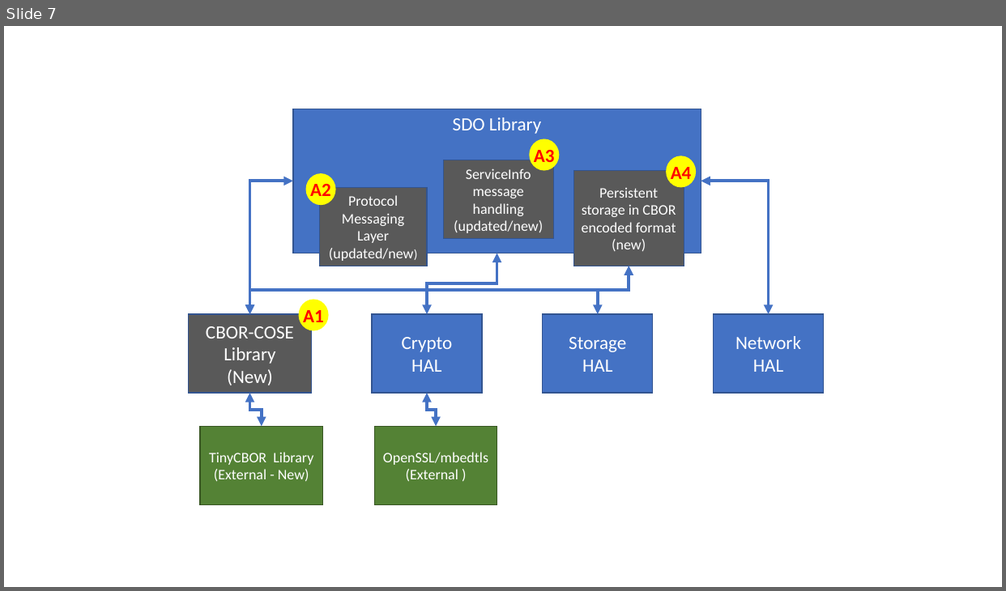
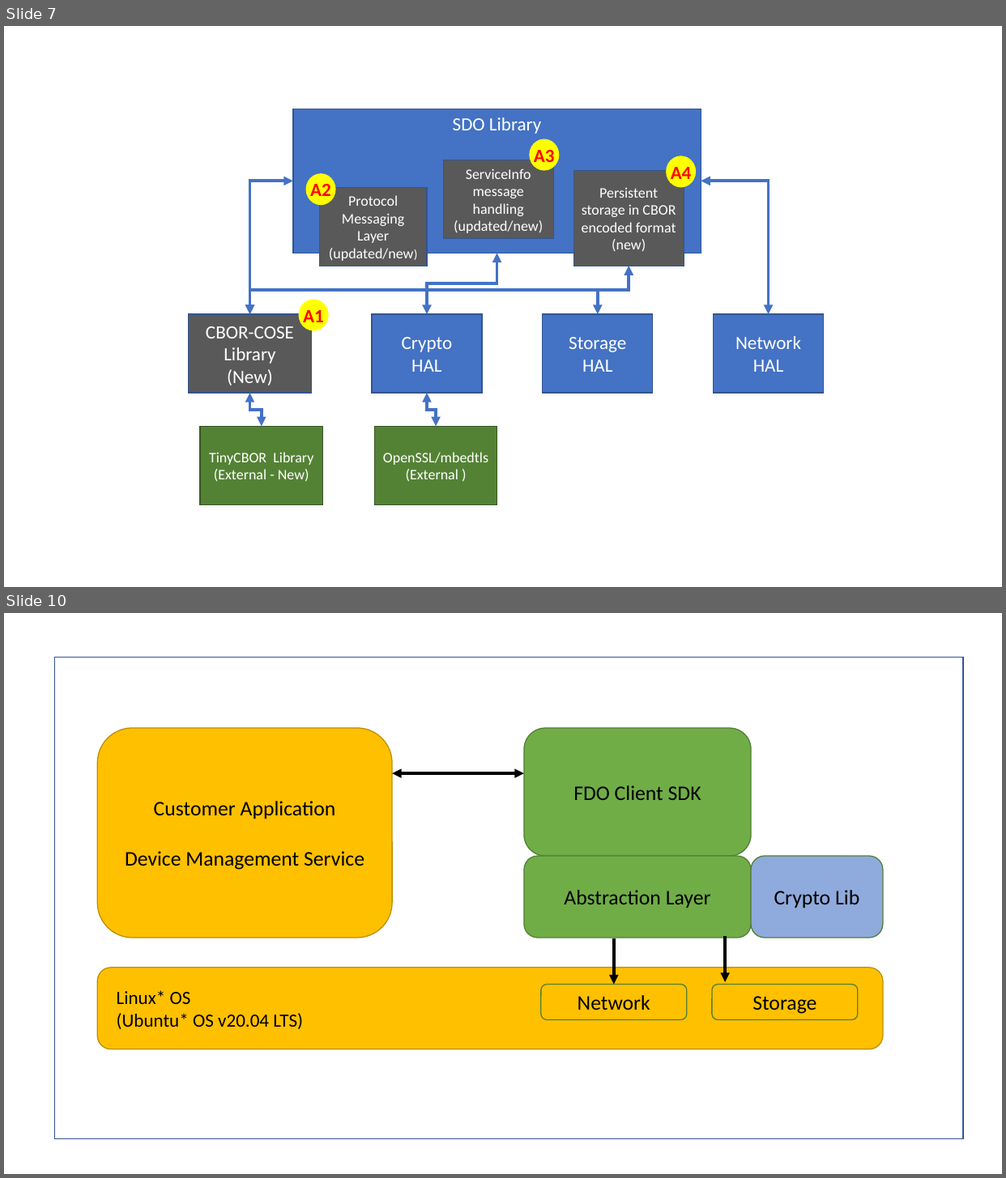
Before and after one commit to trbehera/docs, a slide deck: resources/image-sources/Client SDK FIDOIOT Figures.pptx. Shown one above the other, each under a label of ours: slide 7 before the commit, slides 7 and 10 after it; the slides between them are not shown. The pictures are 1006x591 and 1006x1178 pixels, drawn with LibreOffice and Linux fonts; fonts in the diff are those of the drawing. Boxes give left, top, right and bottom in pixels: in the first picture for what was removed or moved away, otherwise in the second. Text is boxed around its words. In the diff, an @@ line names an element or a change of style, - is before the commit and + after.

Commit message:
Updating FDO Client SDK docs (#70)
- Update content and diagrams in FDO Client SDK  documents.

```diff
--- a/resources/image-sources/Client SDK FIDOIOT Figures.pptx
+++ b/resources/image-sources/Client SDK FIDOIOT Figures.pptx
@@ slide 10 added at (x1=4, y1=613, x2=1002, y2=1174), background #FFFFFF @@
@@ rectangle added at (x1=55, y1=658, x2=963, y2=1139), fill #FFFFFF, outline #325491 1 pt @@
@@ rounded rectangle added at (x1=98, y1=728, x2=393, y2=938), fill #FFC000, outline #BD8E00 1 pt, 20 pt, text #000000 @@
+Customer Application
+Device Management Service
@@ rounded rectangle added at (x1=524, y1=728, x2=751, y2=856), fill #70AD47, outline #538035 1 pt, 20 pt, text #000000 @@
+FDO Client SDK
@@ double arrow added from (393, 773) to (524, 773), #000000 3 pt @@
@@ rounded rectangle added at (x1=524, y1=856, x2=751, y2=938), fill #70AD47, outline #538035 1 pt, 20 pt, text #000000 @@
+Abstraction Layer
@@ rounded rectangle added at (x1=751, y1=856, x2=883, y2=938), fill #8FAADC, outline #538035 1 pt, 20 pt, text #000000 @@
+Crypto Lib
@@ arrow added from (614, 939) to (614, 984), #000000 3 pt @@
@@ arrow added from (725, 936) to (725, 982), #000000 3 pt @@
@@ rounded rectangle added at (x1=98, y1=968, x2=883, y2=1050), fill #FFC000, outline #BD8E00 1 pt @@
@@ text added at (x1=117, y1=990, x2=303, y2=1029), 18 pt, text #000000 @@
+Linux* OS
+(Ubuntu* OS v20.04 LTS)
@@ rounded rectangle added at (x1=541, y1=984, x2=687, y2=1020), fill #FFC000, outline #538035 1 pt, 20 pt, text #000000 @@
+Network
@@ rounded rectangle added at (x1=712, y1=984, x2=859, y2=1020), fill #FFC000, outline #538035 1 pt, 20 pt, text #000000 @@
+Storage
```
Also in this commit, not shown: 1 slide changed, 2 other slides added, 6 other files.
